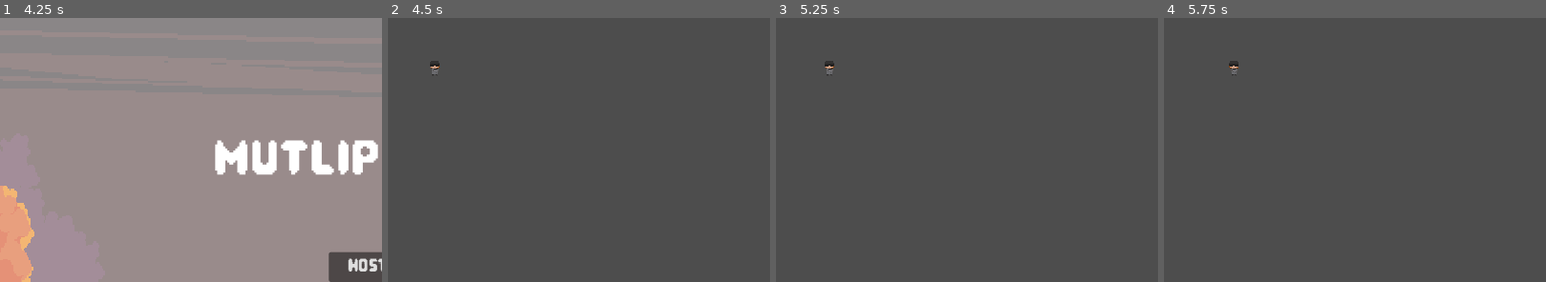
Above: before the commit, frames 1-4 (left to right).
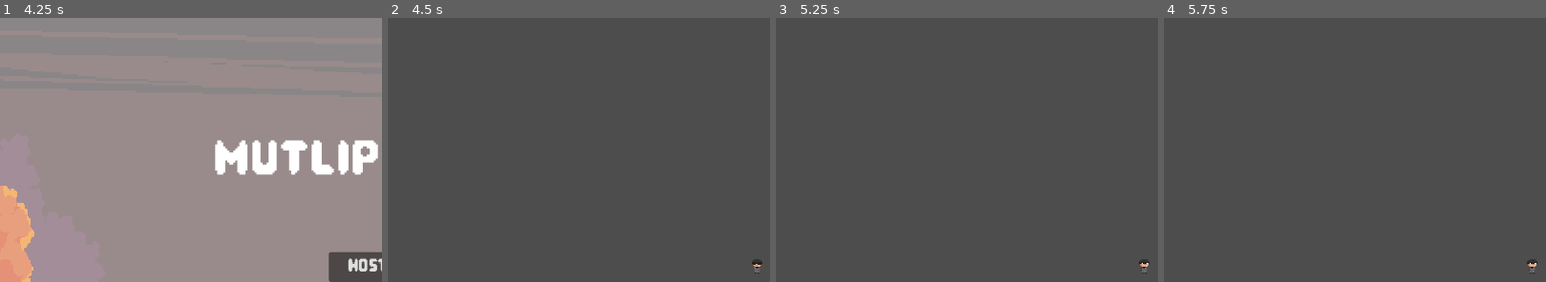
Above: after the commit, the same moments.

Repository: JaviMtz02/SeniorProject2025
Game: Godot game, scene res://Scenes/Menus/start_menu.tscn
The game is run twice, just before and just after one commit, with the same random seed, the same clock (stepped at 60 frames per second) and the same inputs.
Inputs:
- Up to frame 1 (4.25 s): click "play" at 0.5 s; click "singleplayer" at 1.25 s; click "Back" at 2 s; click "play" at 2.75 s; click "multiplayer" at 3.5 s
- Up to frame 2 (4.5 s): click "host" at 4.25 s
- Up to frame 3 (5.25 s): tap Enter (ui_accept) at 5 s; hold Right (right) from 5.03 s (still down); tap Y (deposit) at 5.1 s
- Up to frame 4 (5.75 s): keep holding Right (right); tap Enter (ui_accept) at 5.27 s
The pictures show only the part of the screen within x 2-52%, y 3-53%; the shares and areas given below are measured in that part.

Frame 1 is identical in both runs. In frame 2, 0.2% of the frame differs, in the area x 11-98%, y 16-97%; in frame 3, 0.2%; in frame 4, 0.2%.

Commit message:
Individualize Players & Cameras

Diff:
--- /dev/null
+++ b/Scenes/Player/camera_input.tscn
@@ -0,0 +1,3 @@
+[gd_scene format=3 uid="uid://biqaowkrhjgip"]
+
+[node name="CameraInput" type="Node2D"]
--- a/Scenes/Player/player.tscn
+++ b/Scenes/Player/player.tscn
@@ -1,7 +1,15 @@
-[gd_scene load_steps=13 format=3 uid="uid://rkr03nmyt1qe"]
+[gd_scene load_steps=18 format=3 uid="uid://rkr03nmyt1qe"]
 
-[ext_resource type="Script" path="res://Scripts/player.gd" id="1_onuv7"]
+[ext_resource type="Script" path="res://Scripts/Player/player.gd" id="1_onuv7"]
 [ext_resource type="Texture2D" uid="uid://d22bkbwceaui7" path="res://Assets/Sprites/Characters/burglar_walking.png" id="1_topoq"]
+[ext_resource type="PackedScene" uid="uid://biqaowkrhjgip" path="res://Scenes/Player/camera_input.tscn" id="3_4up23"]
+[ext_resource type="Script" path="res://Scripts/Player/player_input.gd" id="3_d4vvq"]
+[ext_resource type="Script" path="res://Scripts/Player/camera_input.gd" id="4_y08sy"]
+
+[sub_resource type="SceneReplicationConfig" id="SceneReplicationConfig_5dk0h"]
+properties/0/path = NodePath(".:position")
+properties/0/spawn = true
+properties/0/replication_mode = 1
 
 [sub_resource type="AtlasTexture" id="AtlasTexture_458jq"]
 atlas = ExtResource("1_topoq")
@@ -80,8 +88,18 @@
 [sub_resource type="RectangleShape2D" id="RectangleShape2D_21ds8"]
 size = Vector2(10, 22)
 
-[node name="Player" type="CharacterBody2D"]
+[sub_resource type="SceneReplicationConfig" id="SceneReplicationConfig_i3e05"]
+properties/0/path = NodePath(".:input_dir")
+properties/0/spawn = true
+properties/0/replication_mode = 1
+
+[node name="Player" type="CharacterBody2D" node_paths=PackedStringArray("_player_input", "anim_sprite")]
 script = ExtResource("1_onuv7")
+_player_input = NodePath("PlayerInput")
+anim_sprite = NodePath("AnimatedSprite2D")
+
+[node name="PlayerSynchronizer" type="MultiplayerSynchronizer" parent="."]
+replication_config = SubResource("SceneReplicationConfig_5dk0h")
 
 [node name="AnimatedSprite2D" type="AnimatedSprite2D" parent="."]
 sprite_frames = SubResource("SpriteFrames_7bfuh")
@@ -90,3 +108,15 @@
 [node name="CollisionShape2D" type="CollisionShape2D" parent="."]
 position = Vector2(1, 2)
 shape = SubResource("RectangleShape2D_21ds8")
+
+[node name="CameraInput" parent="." node_paths=PackedStringArray("camera_2D") instance=ExtResource("3_4up23")]
+script = ExtResource("4_y08sy")
+camera_2D = NodePath("Camera2D")
+
+[node name="Camera2D" type="Camera2D" parent="CameraInput"]
+
+[node name="PlayerInput" type="Node" parent="."]
+script = ExtResource("3_d4vvq")
+
+[node name="InputSynchronizer" type="MultiplayerSynchronizer" parent="PlayerInput"]
+replication_config = SubResource("SceneReplicationConfig_i3e05")
--- a/Scripts/Multiplayer/multiplayer_manager.gd
+++ b/Scripts/Multiplayer/multiplayer_manager.gd
@@ -21,7 +21,7 @@
 	print("Adding player to game: %s" % network_id)
 	# Spawn player in game
 	var player_to_add = _multiplayer_scene.instantiate()
-	player_to_add.name =  str(network_id)
+	player_to_add.name = str(network_id)
 	_ready_player(player_to_add)
 
 	_players_in_game[network_id] = player_to_add
--- /dev/null
+++ b/Scripts/Player/camera_input.gd
@@ -0,0 +1,10 @@
+extends Node2D
+
+@export var camera_2D: Camera2D
+
+func _ready() -> void:
+	if multiplayer.get_unique_id() == str(get_parent().name).to_int():
+		camera_2D.make_current()
+
+func _process(delta: float) -> void:
+	pass
--- /dev/null
+++ b/Scripts/Player/player.gd
@@ -0,0 +1,31 @@
+class_name Player extends CharacterBody2D
+
+@export var _player_input: PlayerInput
+@export var SPEED: float = 50.0
+@export var anim_sprite: AnimatedSprite2D
+
+func _enter_tree():
+	_player_input.set_multiplayer_authority(str(name).to_int())
+
+func _physics_process(delta: float) -> void:
+	var input_dir = _player_input.input_dir
+	var direction = input_dir.normalized()
+	velocity = direction * SPEED
+
+	if direction != Vector2.ZERO:
+		if abs(direction.x) > abs(direction.y): # Horizontal movement
+			if direction.x > 0:
+				anim_sprite.flip_h = true
+				anim_sprite.play("left_right")
+			else:
+				anim_sprite.flip_h = false
+				anim_sprite.play("left_right")
+		else: # Vertical Movement
+			if direction.y > 0:
+				anim_sprite.play("forward")
+			else:
+				anim_sprite.play("back")
+	else:
+		anim_sprite.frame = 0
+		anim_sprite.stop()
+	move_and_slide()
--- /dev/null
+++ b/Scripts/Player/player_input.gd
@@ -0,0 +1,6 @@
+class_name PlayerInput extends Node
+
+var input_dir: Vector2 = Vector2.ZERO
+
+func _physics_process(delta: float) -> void:
+	input_dir = Input.get_vector("left", "right", "up", "down")
--- a/Scripts/player.gd
+++ /dev/null
@@ -1,12 +0,0 @@
-class_name Player extends CharacterBody2D
-
-@export var SPEED: float = 50.0
-
-func _physics_process(delta: float) -> void:
-
-	# Get the input direction and handle the movement/deceleration.
-	# As good practice, you should replace UI actions with custom gameplay actions.
-	var direction = Input.get_vector("left", "right", "up", "down")
-	velocity = direction * SPEED
-
-	move_and_slide()
